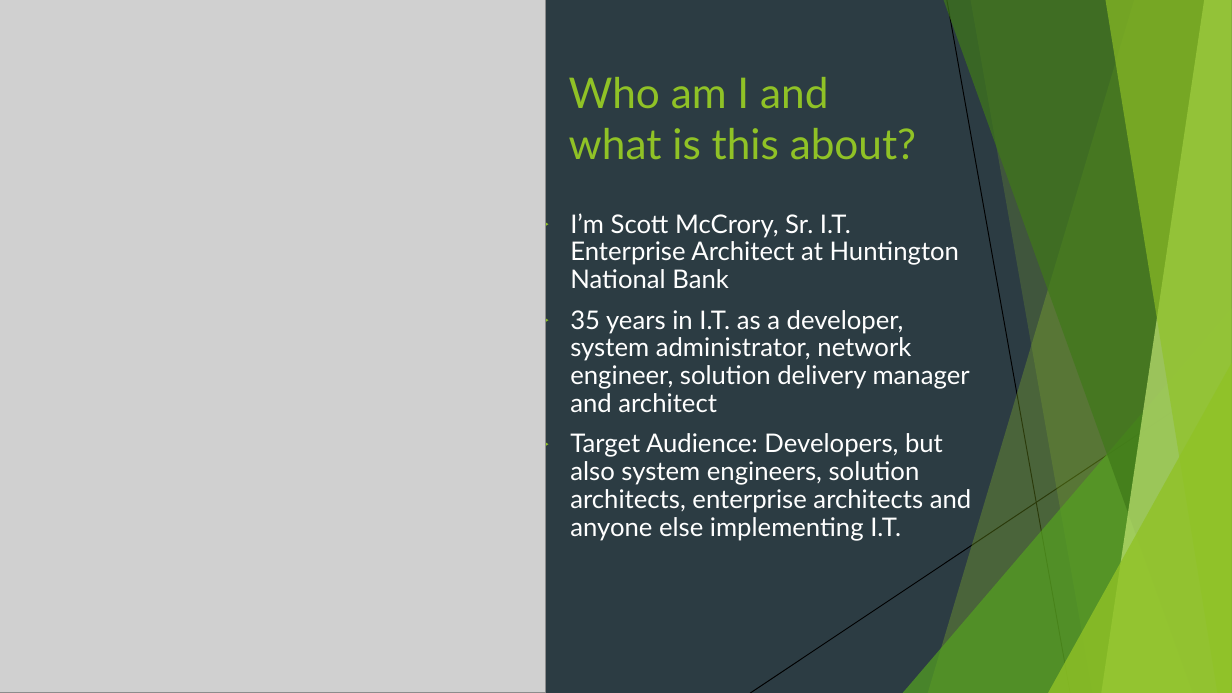
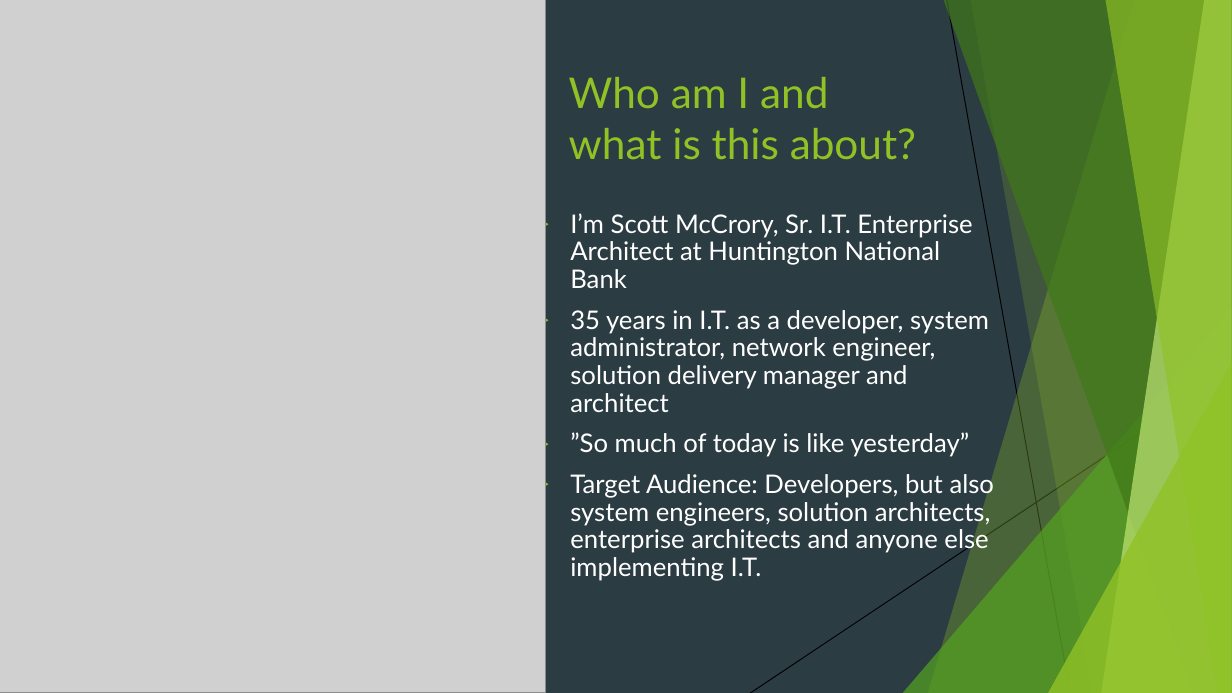
Before and after one commit to rudderfeet/the-unix-philosophy, a slide deck: slide 3 of The Unix Philosophy - Attributed - 2019-09-11.pptx (slide 4 before the commit). Drawn at 1232x693 pixels with LibreOffice and Linux fonts; fonts in the diff are those of the drawing; grey boxes stand for pictures. Boxes give left, top, right and bottom in pixels: in the first picture for what was removed or moved away, otherwise in the second. Text is boxed around its words. In the diff, an @@ line names an element or a change of style, - is before the commit and + after.

```diff
--- a/The Unix Philosophy - Attributed - 2019-09-11.pptx
+++ b/The Unix Philosophy - Attributed - 2019-09-11.pptx
@@ text at (570,432,970,457): paragraph added @@
+▶ ”So much of today is like yesterday”
```
Also in this commit, not shown: 3 other slides changed.
